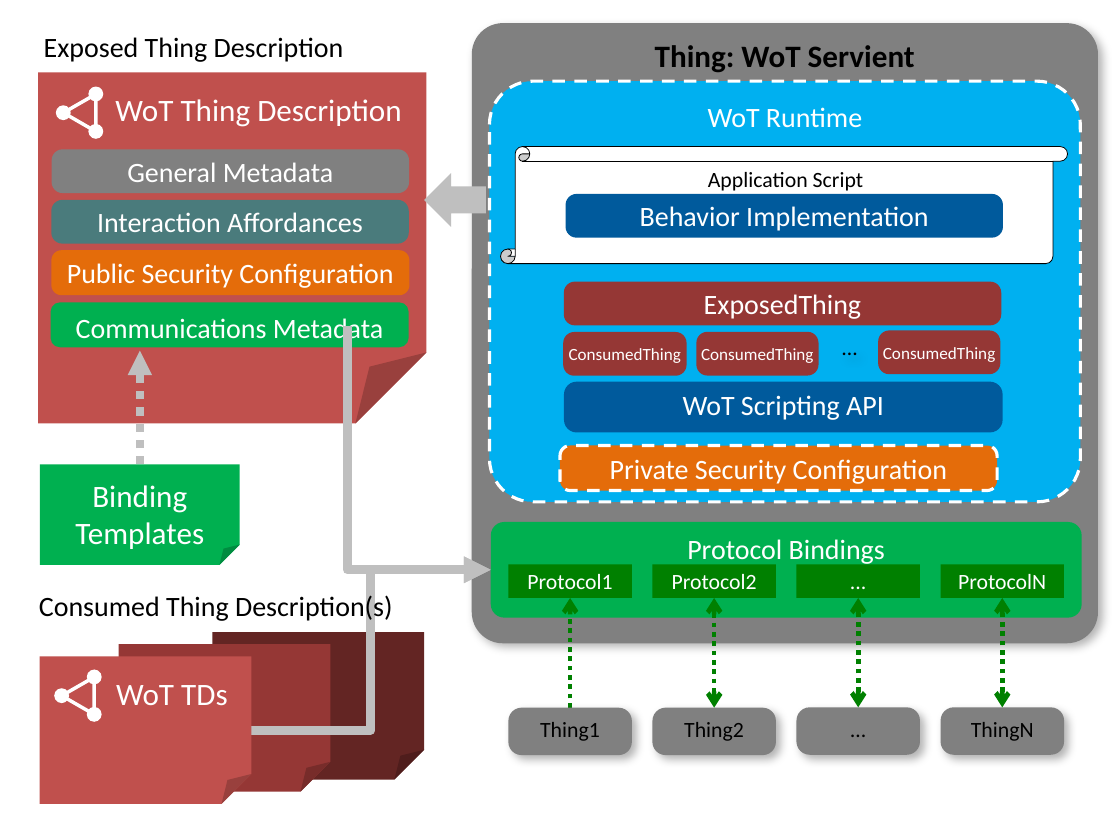
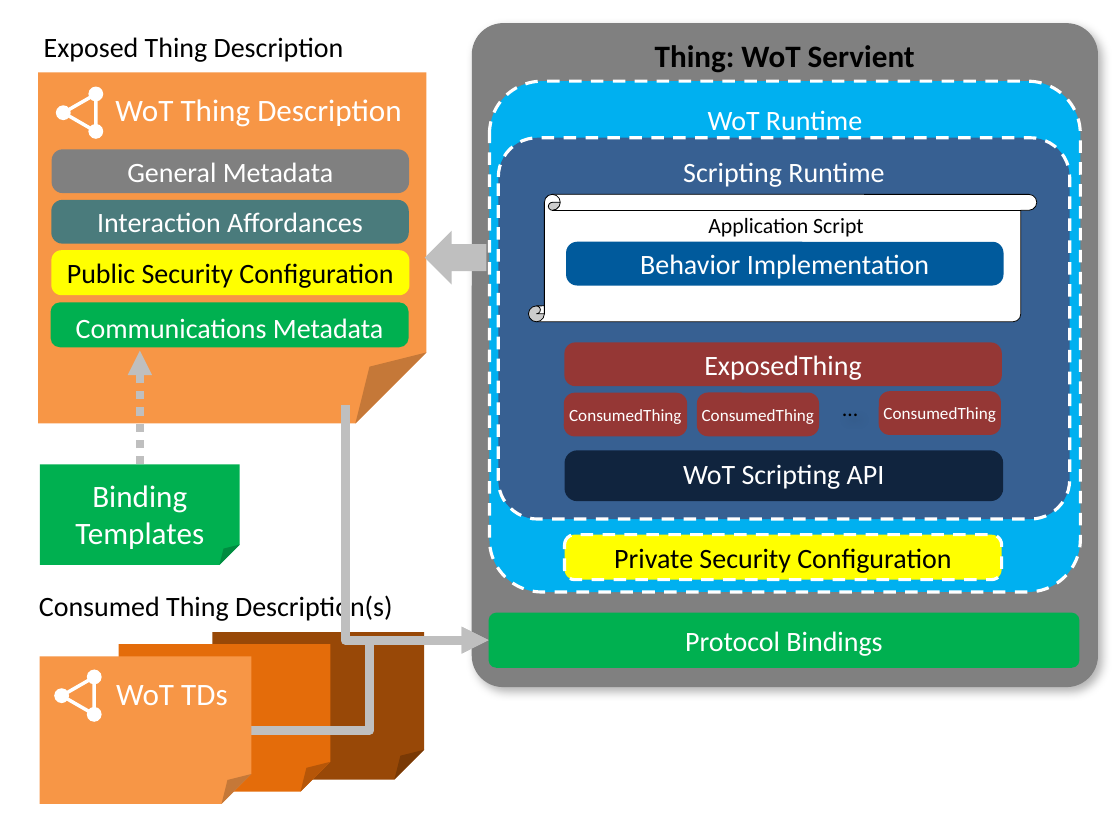
Before and after one commit to w3c/wot-architecture, a slide deck: slide 8 of images/wot-architecture-figures-new2.pptx. Drawn at 1120x840 pixels with LibreOffice and Linux fonts; fonts in the diff are those of the drawing. Boxes give left, top, right and bottom in pixels: in the first picture for what was removed or moved away, otherwise in the second. Text is boxed around its words. In the diff, an @@ line names an element or a change of style, - is before the commit and + after.

Commit message:
Updates to figures
- Remove "Thing" and "Protocol" boxes
- Use orange for TDs, yellow for Security, as in diagram Matthias updated.
- Figure 25 (building blocks) also updated to remove "Thing" and "Protocol" blocks to be consistent.

```diff
--- a/images/wot-architecture-figures-new2.pptx
+++ b/images/wot-architecture-figures-new2.pptx
@@ rounded rectangle "Thing: WoT Servient": place and size @@
-rounded rectangle "Thing: WoT Servient" at [472, 24, 1098, 644]
+rounded rectangle "Thing: WoT Servient" at [472, 24, 1098, 688]
@@ folded corner "WoT Thing Description" at [38, 73, 426, 423]: fill #C0504D to #F79646 @@
@@ rounded rectangle "WoT Runtime": place and size @@
-rounded rectangle "WoT Runtime" at [489, 81, 1081, 502]
+rounded rectangle "WoT Runtime" at [489, 81, 1081, 591]
@@ rounded rectangle added at [498, 138, 1070, 519], fill #376092, outline #FFFFFF 2 pt dashed, 18 pt, text #FFFFFF @@
+Scripting Runtime
@@ vertical scroll: place and size @@
-vertical scroll at [501, 147, 1067, 264]
+vertical scroll at [529, 195, 1037, 323]
@@ text "Application Script": place and size @@
-text "Application Script" at [708, 172, 863, 191]
+text "Application Script" at [708, 218, 863, 237]
@@ down arrow: place and size @@
-down arrow at [424, 173, 486, 227]
+down arrow at [425, 230, 487, 284]
@@ rounded rectangle "Public Security Configuration" at [52, 250, 410, 295]: text colour #FFFFFF to #000000; fill #E46C0A to #FFFF00 @@
@@ rounded rectangle "Behavior Implementation": place and size @@
-rounded rectangle "Behavior Implementation" at [566, 194, 1004, 237]
+rounded rectangle "Behavior Implementation" at [566, 242, 1004, 286]
@@ 4 rounded rectangles, 1 text: place and size @@
-4 rounded rectangles, 1 text at [563, 282, 1001, 375]
+4 rounded rectangles, 1 text at [563, 343, 1002, 437]
@@ elbow arrow moved from (347, 326) - (491, 570) to (345, 405) - (488, 641) @@
@@ rounded rectangle "WoT Scripting API": place and size @@
-rounded rectangle "WoT Scripting API" at [564, 382, 1004, 432]
+rounded rectangle "WoT Scripting API" at [564, 450, 1004, 501]
@@ rounded rectangle "WoT Scripting API" at [564, 450, 1004, 501]: fill #005A9C to #0F243E @@
@@ rounded rectangle "Private Security Configuration" at [564, 534, 1001, 579]: text colour #FFFFFF to #000000; fill #E46C0A to #FFFF00 @@
@@ rounded rectangle "Private Security Configuration": place and size @@
-rounded rectangle "Private Security Configuration" at [560, 446, 997, 491]
+rounded rectangle "Private Security Configuration" at [564, 534, 1001, 579]
@@ rectangle removed at [508, 564, 632, 598] @@
-Protocol1
@@ rectangle removed at [653, 564, 776, 598] @@
-Protocol2
@@ rectangle removed at [796, 564, 920, 598] @@
-...
@@ rectangle removed at [941, 564, 1064, 598] @@
-ProtocolN
@@ arrow removed from (570, 708) to (570, 598) @@
@@ double arrow removed from (715, 598) to (715, 708) @@
@@ double arrow removed from (858, 708) to (858, 598) @@
@@ double arrow removed from (1002, 708) to (1002, 598) @@
@@ rounded rectangle "Protocol Bindings": place and size @@
-rounded rectangle "Protocol Bindings" at [491, 522, 1082, 617]
+rounded rectangle "Protocol Bindings" at [488, 613, 1080, 668]
@@ rounded rectangle "Protocol Bindings" at [488, 613, 1080, 668]: vertical alignment top to middle @@
@@ folded corner "WoT TDs" at [39, 656, 251, 804]: fill #C0504D to #F79646 @@
@@ folded corner at [119, 644, 330, 792]: fill #953735 to #E46C0A @@
@@ folded corner at [213, 632, 424, 780]: fill #632523 to #984807 @@
@@ elbow arrow moved from (251, 730) - (491, 570) to (251, 730) - (488, 641) @@
@@ rounded rectangle removed at [508, 708, 632, 755] @@
-Thing1
@@ rounded rectangle removed at [653, 708, 776, 755] @@
-Thing2
@@ rounded rectangle removed at [796, 708, 920, 755] @@
-…
@@ rounded rectangle removed at [941, 708, 1064, 755] @@
-ThingN
```
Also in this commit, not shown: 7 other slides changed, 1 slide added, 4 slides removed, 3 other files.
